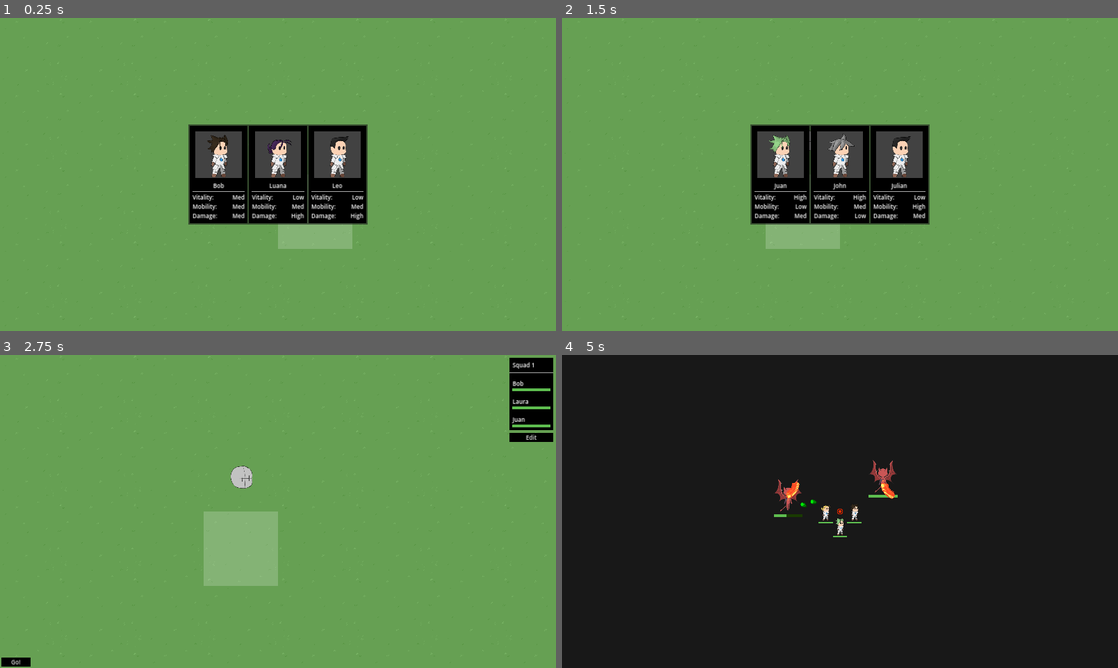
Above: before the commit, frames 1-4 (two rows, left to right).
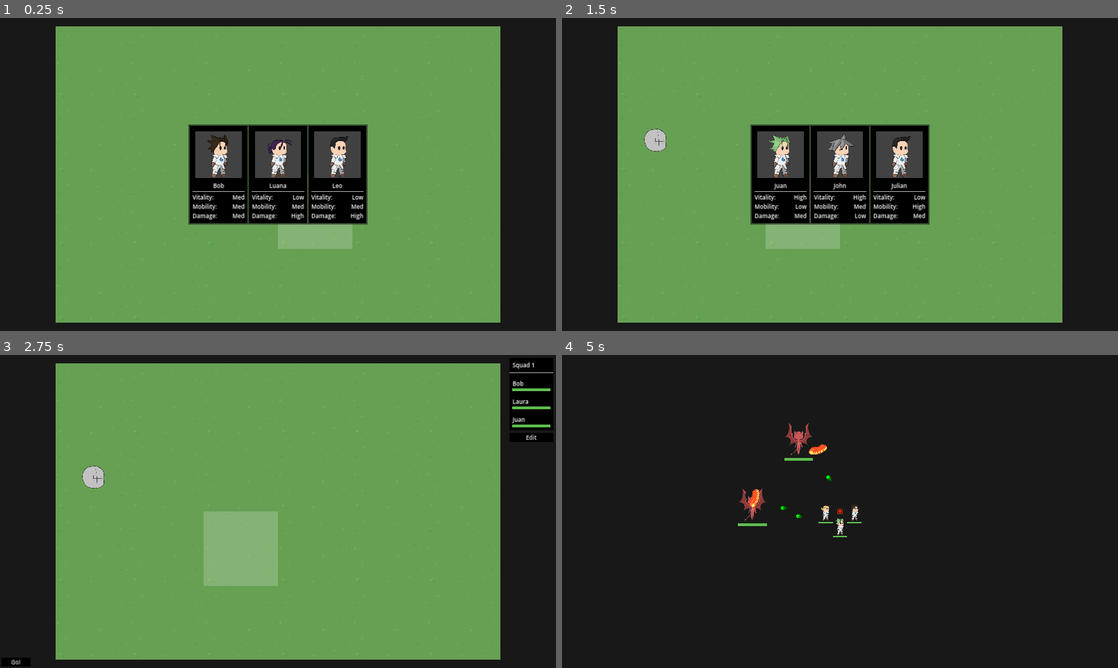
Above: after the commit, the same moments.

Repository: Hokome/BulletHellJam5
Game: Godot game, scene res://game.tscn
Same seed, same stepped clock (60 frames per second), same inputs: the game is played once before the commit and once after it.
Inputs (mouse positions are in pixels of both pictures, inside the frame that each line leads up to):
- Up to frame 1 (0.25 s): no input
- Up to frame 2 (1.5 s): click (778, 174) at 0.52 s; click (778, 174) at 1.27 s
- Up to frame 3 (2.75 s): click (216, 511) at 2.02 s
- Up to frame 4 (5 s): click "Go!" at 2.75 s; tap Enter at 3.5 s; drag from (840, 511) to (895, 442) at 3.52 s; drag from (728, 527) to (890, 480) at 4.27 s

The runs differ from the first frame. In frame 1, 24% of the frame differs, in the area x 0-100%, y 0-100%; in frame 2, 25%; in frame 3, 23%; in frame 4, 1.1%.

Commit message:
Spawning enemies in random places

Diff:
--- a/battle.gd
+++ b/battle.gd
@@ -17,20 +17,20 @@
 
 @export var player_scene: PackedScene
 @export var squad_scene: PackedScene
-@export var enemy_scene: PackedScene
+
+@export var oni_scene: PackedScene
 
 var squads_info: Array[UM.Squad]
 var squad_list: Array[SquadController] = []
 var unit_list: Array[UnitController] = []
 var enemy_list: Array[Node2D] = []
 
-
 func _ready():
 	visible = false
 	add_child(player_scene.instantiate())
 	player().enabled = false
 
-func start_battle(squads: Array[UM.Squad]):
+func start_battle(squads: Array[UM.Squad], difficulty: int):
 	on_going = true
 
 	squads_info = squads
@@ -41,13 +41,28 @@
 	await get_tree().process_frame
 
 	add_decor()
-
-	for p in ENEMY_POS:
-		add_enemy(p)
+	create_enemies(difficulty)
 
 	add_child(player_scene.instantiate())
 	for i in squads.size():
 		add_squad(squads[i], STARTING_POS[i])
+
+func create_enemies(difficulty: int):
+	if difficulty > 50:
+		#BOSS
+		return
+	while difficulty > 0:
+		var pos: Vector2
+		while pos.length() < 500:
+			pos = get_enemy_pos()
+
+		add_enemy(oni_scene, pos)
+		difficulty -= 1
+
+func get_enemy_pos() -> Vector2:
+	const bound_x := 1000
+	const bound_y := 800
+	return Vector2(randf_range(-bound_x, bound_x), randf_range(-bound_y, bound_y))
 
 func add_squad(squad_info: UM.Squad, pos: Vector2):
 	var squad: SquadController = squad_scene.instantiate()
@@ -57,7 +72,7 @@
 	for unit in squad_info.units:
 		squad.create_unit(unit)
 
-func add_enemy(pos):
+func add_enemy(enemy_scene: PackedScene, pos: Vector2):
 	var new_enemy = enemy_scene.instantiate()
 	add_child(new_enemy)
 	new_enemy.position = pos
--- a/battle.tscn
+++ b/battle.tscn
@@ -9,4 +9,4 @@
 script = ExtResource("1_j42mj")
 player_scene = ExtResource("2_afout")
 squad_scene = ExtResource("3_vaku5")
-enemy_scene = ExtResource("4_1hlqi")
+oni_scene = ExtResource("4_1hlqi")
--- a/map/map.gd
+++ b/map/map.gd
@@ -3,9 +3,9 @@
 @export var squad_texture: Texture
 
 
-const MAP_SIZE: int = 12
+const MAP_SIZE: Vector2i = Vector2i(6, 4)
 @warning_ignore("integer_division")
-const HALF_MAP: int = MAP_SIZE / 2
+const HALF_MAP: Vector2i = MAP_SIZE / 2
 
 const TILE_SIZE: int = 512
 @warning_ignore("integer_division")
@@ -76,10 +76,15 @@
 		else:
 			map_ui.display_squads([])
 
+func get_tile(pos: Vector2i) -> Tile:
+	if pos.x < 0 or pos.y < 0: return null
+	if pos.x >= MAP_SIZE.x or pos.y >= MAP_SIZE.y: return null
+	return tiles[pos.x][pos.y]
+
 func _ready():
 	generate_map()
-	$map_camera.translate(Vector2.ONE * TILE_SIZE * HALF_MAP)
-	var starter_tile: Tile = tiles[6][6]
+	$map_camera.translate(TILE_SIZE * HALF_MAP)
+	var starter_tile: Tile = get_tile(Vector2(1, 2))
 	map.selected_tile = starter_tile
 	is_selecting_new_unit = true
 
@@ -96,9 +101,9 @@
 
 func generate_map():
 	var tile_map: TileMap = $tiles
-	for x in MAP_SIZE:
+	for x in MAP_SIZE.x:
 		tiles.append([])
-		for y in MAP_SIZE:
+		for y in MAP_SIZE.y:
 			var tile = Tile.new()
 			tile.type = 0
 			tile.position = Vector2i(x, y)
@@ -106,6 +111,7 @@
 			tiles[x].append(tile)
 
 func move_squad(squad: UM.Squad, from: Tile, to: Tile):
+	if to == null: return
 	var diff := to.position - from.position
 	var length = (diff as Vector2).length_squared()
 	if length > 1 or length == 0: return
@@ -135,11 +141,11 @@
 		if !event.is_pressed(): return
 		if event.button_index == MOUSE_BUTTON_LEFT:
 			var select_pos := get_cursor_grid()
-			selected_tile = tiles[select_pos.x][select_pos.y]
+			selected_tile = get_tile(select_pos)
 		elif event.button_index == MOUSE_BUTTON_RIGHT:
 			if selected_tile != null and um.selected_squad != null:
 				var select_pos := get_cursor_grid()
-				var destination_tile = tiles[select_pos.x][select_pos.y]
+				var destination_tile = get_tile(select_pos)
 				move_squad(um.selected_squad, selected_tile, destination_tile)
 
 func battle_end_callback():
@@ -152,7 +158,7 @@
 			if !ty.squads.is_empty():
 				ty.resolved = true
 				ty.cleanup_squads()
-				battle.start_battle.call_deferred(ty.squads)
+				battle.start_battle.call_deferred(ty.squads, (ty.position.x) * 2)
 				return
 			ty.resolved = true
 
--- a/units/ally/unit.tscn
+++ b/units/ally/unit.tscn
@@ -39,6 +39,7 @@
 grow_horizontal = 2
 theme = ExtResource("4_tr6dd")
 show_percentage = false
+metadata/_edit_use_anchors_ = true
 
 [node name="sprite" type="AnimatedSprite2D" parent="."]
 scale = Vector2(0.5, 0.5)
--- a/units/enemy/enemy.tscn
+++ b/units/enemy/enemy.tscn
@@ -30,7 +30,7 @@
 [node name="tree" type="Node" parent="." node_paths=PackedStringArray("blackboard", "actor")]
 script = ExtResource("4_kqbgk")
 actor_node_path = NodePath("..")
-blackboard = NodePath("@Node@17544")
+blackboard = NodePath("@Node@22283")
 actor = NodePath("..")
 
 [node name="sequence" type="Node" parent="tree"]
Not shown: 1 places in units/enemy/enemy_oni_frames.tres that only renumber resources
